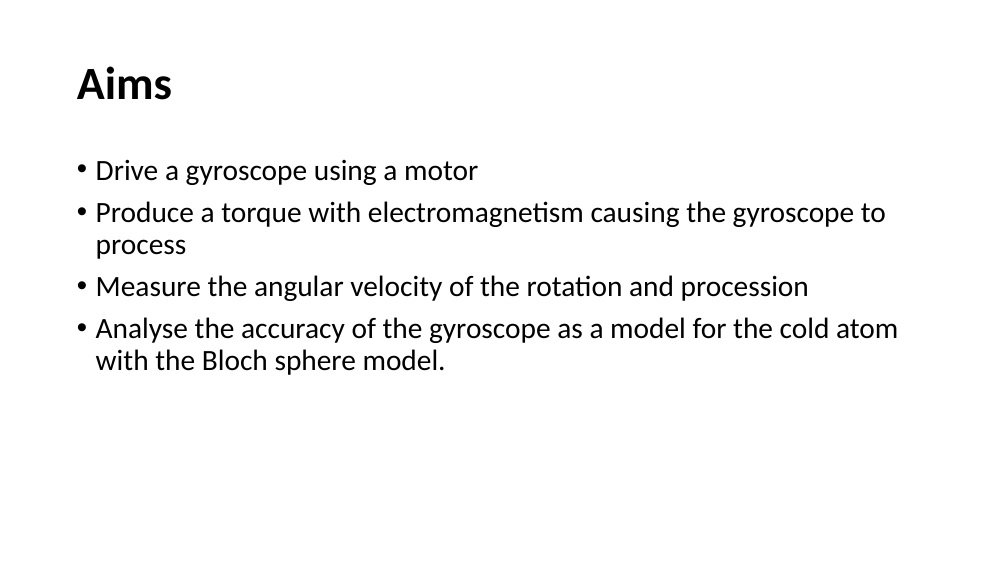
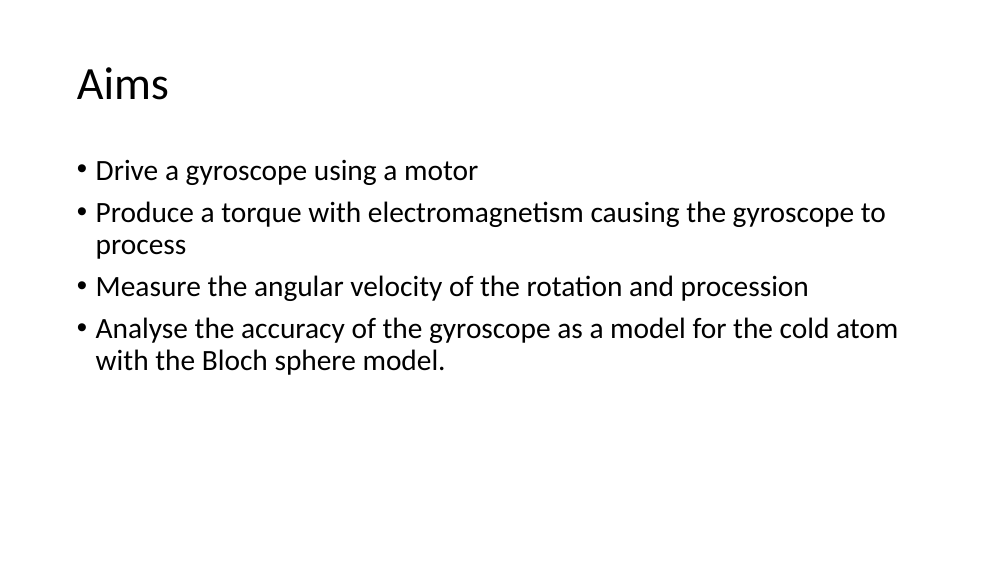
Before and after one commit to CharlotteElle/GyroProject, a slide deck: slide 2 of Project Presentation.pptx. Drawn at 1008x567 pixels with LibreOffice and Linux fonts; fonts in the diff are those of the drawing. Boxes give left, top, right and bottom in pixels: in the first picture for what was removed or moved away, otherwise in the second. Text is boxed around its words. In the diff, an @@ line names an element or a change of style, - is before the commit and + after.

```diff
--- a/Project Presentation.pptx
+++ b/Project Presentation.pptx
@@ title "Aims" at (77, 67, 169, 100): bold off @@
```
Also in this commit, not shown: 3 other slides changed, 2 slides added, 1 slide removed.
